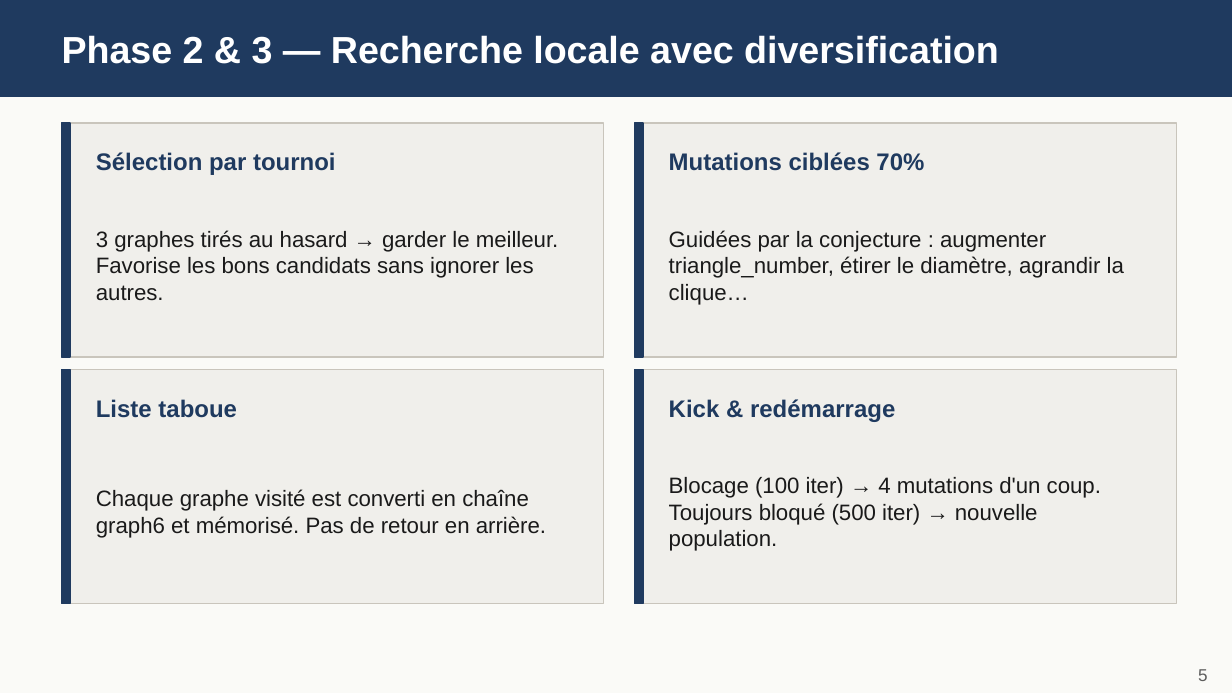
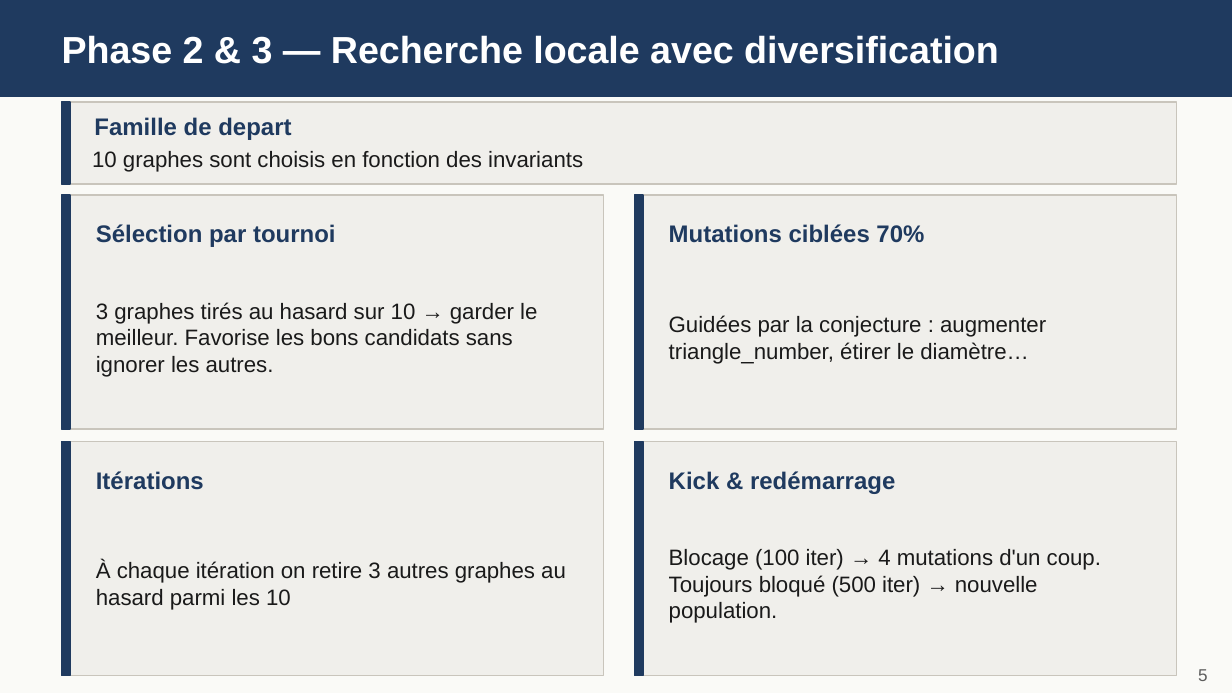
Before and after one commit to AlvesMartim/OC_Graph, a slide deck: slide 5 of PPT Rapport.pptx. Drawn at 1232x693 pixels with LibreOffice and Linux fonts; fonts in the diff are those of the drawing. Boxes give left, top, right and bottom in pixels: in the first picture for what was removed or moved away, otherwise in the second. Text is boxed around its words. In the diff, an @@ line names an element or a change of style, - is before the commit and + after.

```diff
--- a/PPT Rapport.pptx
+++ b/PPT Rapport.pptx
@@ rectangle added at <box>62,102,1177,185</box>, fill #F0EFEB, outline #C9C5BC 1 pt @@
@@ rectangle added at <box>62,102,70,185</box>, fill #1F3A5F, outline #1F3A5F 1 pt @@
@@ text added at <box>94,117,291,140</box>, 14 pt, text #1F3A5F, bold @@
+Famille de depart
@@ text added at <box>92,151,583,172</box>, 13 pt, text #1A1A1A @@
+10 graphes sont choisis en fonction des invariants
@@ text at <box>96,302,537,377</box>: text changed @@
-3 graphes tirés au hasard → garder le meilleur. Favorise les bons candidats sans ignorer les autres.
+3 graphes tirés au hasard sur 10 → garder le meilleur. Favorise les bons candidats sans ignorer les autres.
@@ text at <box>669,315,1046,364</box>: text changed @@
-Guidées par la conjecture : augmenter triangle_number, étirer le diamètre, agrandir la clique…
+Guidées par la conjecture : augmenter triangle_number, étirer le diamètre…
@@ 8 rectangles, 4 texts: place and size @@
-8 rectangles, 4 texts at <box>62,123,1177,604</box>
+8 rectangles, 4 texts at <box>62,195,1177,675</box>
@@ text at <box>96,471,204,490</box>: text changed @@
-Liste taboue
+Itérations
@@ text at <box>96,561,566,610</box>: text changed @@
-Chaque graphe visité est converti en chaîne graph6 et mémorisé. Pas de retour en arrière.
+À chaque itération on retire 3 autres graphes au hasard parmi les 10
```
Also in this commit, not shown: 5 other slides changed, 1 slide added, 1 other file.
